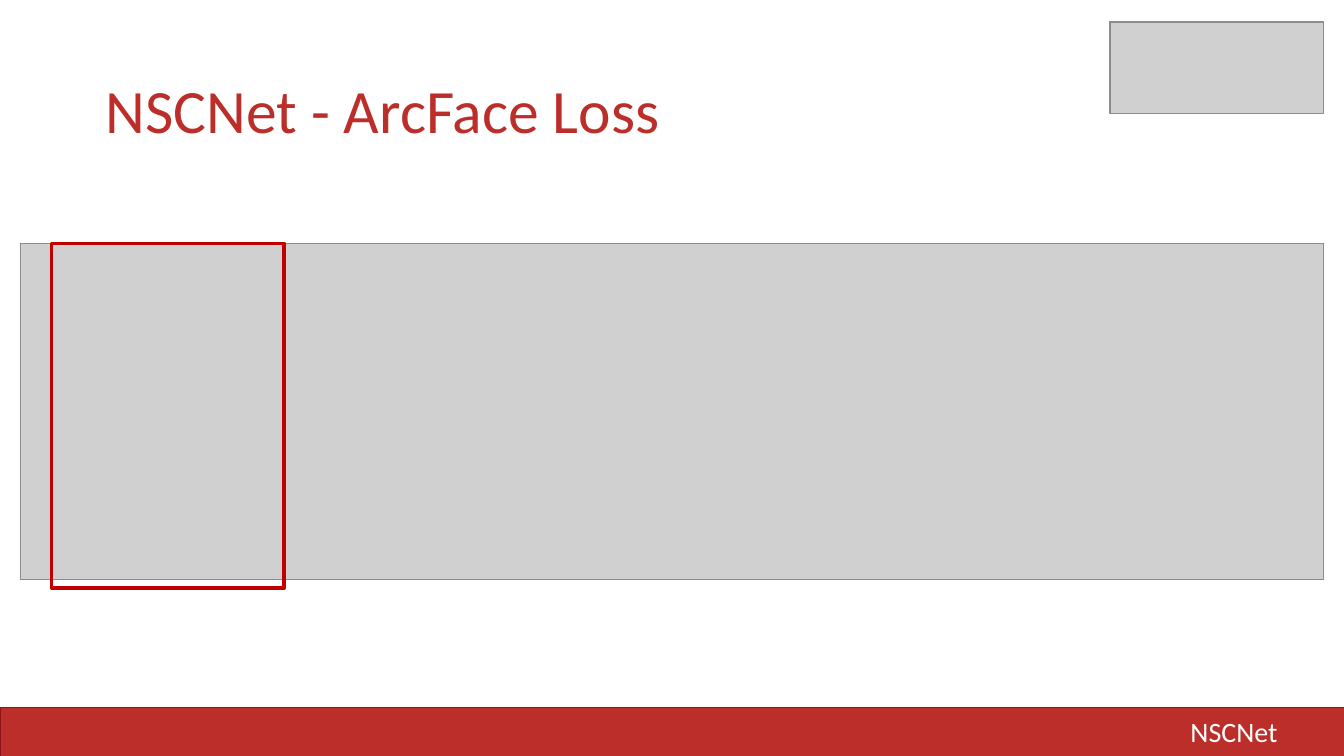
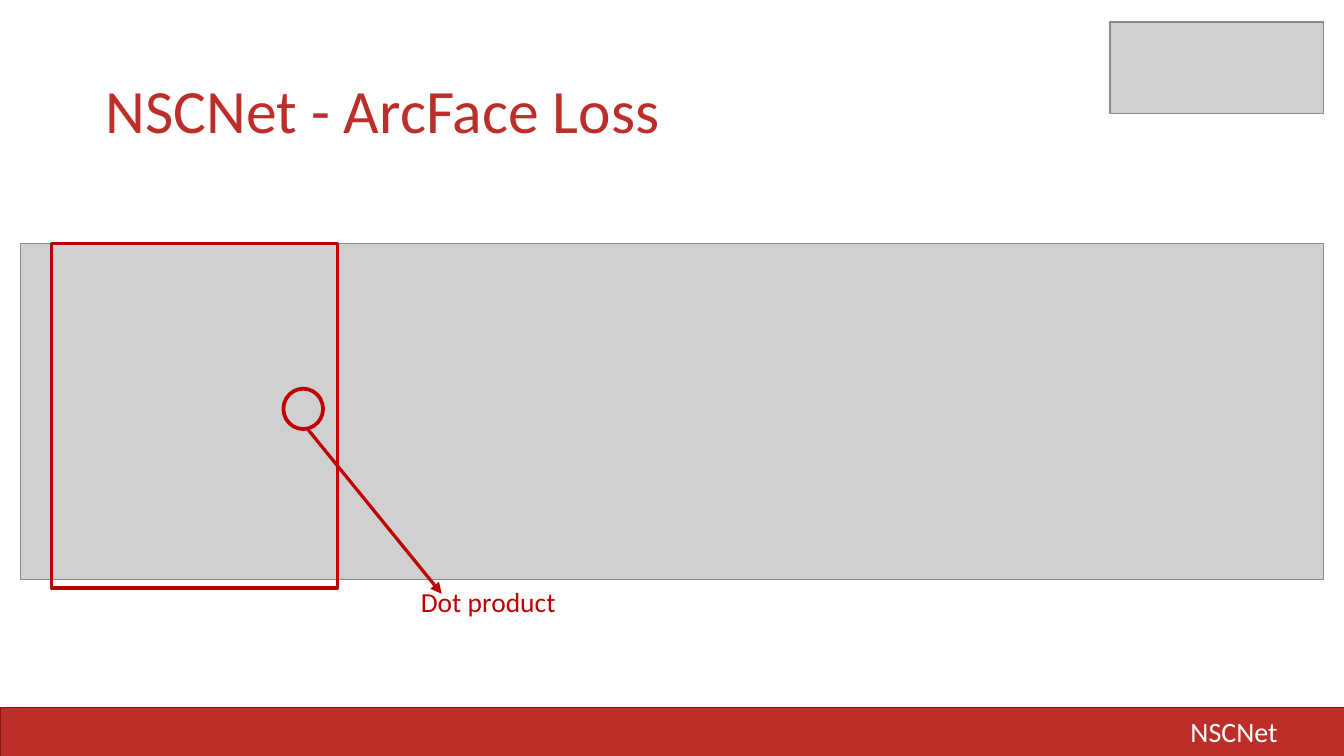
Before and after one commit to LIA-UniBo/NSCNet, a slide deck: slide 39 of docs/AII - Project Slides.pptx. Drawn at 1344x756 pixels with LibreOffice and Linux fonts; fonts in the diff are those of the drawing; grey boxes stand for pictures. Boxes give left, top, right and bottom in pixels: in the first picture for what was removed or moved away, otherwise in the second. Text is boxed around its words. In the diff, an @@ line names an element or a change of style, - is before the commit and + after.

```diff
--- a/docs/AII - Project Slides.pptx
+++ b/docs/AII - Project Slides.pptx
@@ rectangle: place and size @@
-rectangle at bbox=[51, 243, 284, 587]
+rectangle at bbox=[51, 243, 337, 587]
@@ ellipse added at bbox=[284, 388, 323, 429], outline #C00000 2 pt @@
@@ arrow added from (308, 429) to (442, 594), #C00000 1.75 pt @@
@@ text added at bbox=[421, 589, 556, 617], 14.7 pt, text #C00000 @@
+Dot product
```
Also in this commit, not shown: 9 other slides changed, 1 slide removed.
